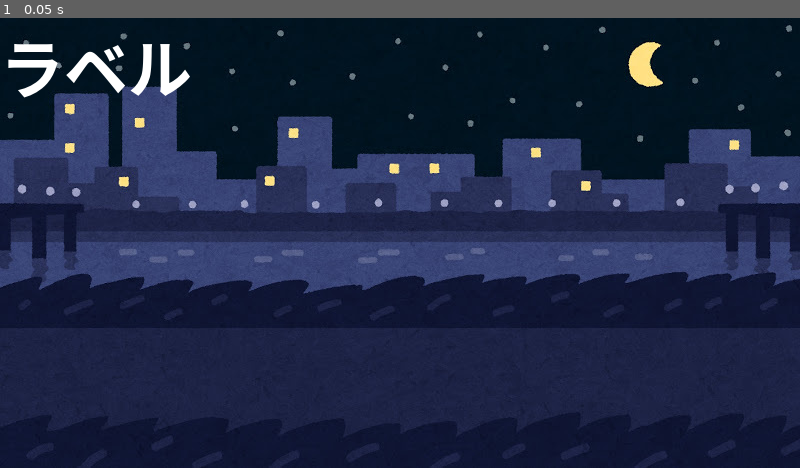
Above: before the commit, frame 1.
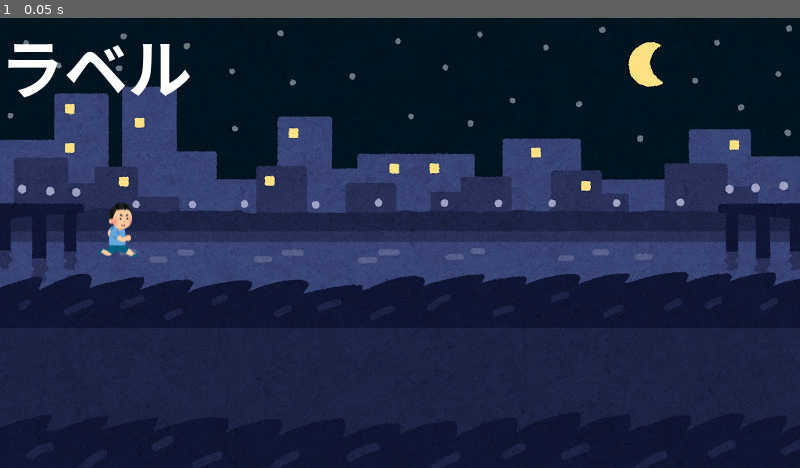
Above: after the commit, the same moment.

Repository: funahana-cpu/team9
Game: Godot game, scene res://my_world.tscn
Same seed, same stepped clock (60 frames per second), same inputs: the game is played once before the commit and once after it. Before the commit the project has no main scene; this scene is started directly in both runs.
Inputs:
- Up to frame 1 (0.05 s): no input

The runs differ from the first frame. In frame 1, 0.3% of the frame differs, in the area x 12-18%, y 40-54%.

Commit message:
Aがキャラ追加

Diff:
--- a/game9/my_world.tscn
+++ b/game9/my_world.tscn
@@ -2,6 +2,7 @@
 
 [ext_resource type="Script" uid="uid://wtcnsqp8n6dp" path="res://my_world.gd" id="1_ms5cr"]
 [ext_resource type="Texture2D" uid="uid://cu8r7k323oo07" path="res://img/MyWorld.jpg" id="2_cery3"]
+[ext_resource type="PackedScene" uid="uid://lnb6otiwxfys" path="res://taro.tscn" id="3_cery3"]
 
 [node name="MyWorld" type="Node2D" unique_id=1137961271]
 script = ExtResource("1_ms5cr")
@@ -17,3 +18,6 @@
 offset_bottom = 23.0
 theme_override_font_sizes/font_size = 64
 text = "ラベル"
+
+[node name="TARO" parent="." unique_id=1239789849 instance=ExtResource("3_cery3")]
+position = Vector2(117, 212)
--- a/game9/project.godot
+++ b/game9/project.godot
@@ -11,6 +11,7 @@
 [application]
 
 config/name="godot_template-v2"
+run/main_scene="uid://ddd2vj78n50cw"
 config/features=PackedStringArray("4.7", "Forward Plus")
 
 [display]
--- /dev/null
+++ b/game9/taro.gd
@@ -0,0 +1,11 @@
+extends Actor
+
+
+# Called when the node enters the scene tree for the first time.
+func _ready() -> void:
+	pass # Replace with function body.
+
+
+# Called every frame. 'delta' is the elapsed time since the previous frame.
+func _process(delta: float) -> void:
+	pass
--- /dev/null
+++ b/game9/taro.tscn
@@ -0,0 +1,18 @@
+[gd_scene format=3 uid="uid://lnb6otiwxfys"]
+
+[ext_resource type="PackedScene" uid="uid://bpyevpyu03sxt" path="res://actor.tscn" id="1_a0jkj"]
+[ext_resource type="Script" uid="uid://4i3mbt1ci3a7" path="res://taro.gd" id="2_13paa"]
+[ext_resource type="Texture2D" uid="uid://8h5l1d6kxh4j" path="res://img/TARO.png" id="3_h3h2u"]
+
+[sub_resource type="CapsuleShape2D" id="CapsuleShape2D_gr3cp"]
+radius = 16.0
+height = 54.0
+
+[node name="TARO" unique_id=1239789849 instance=ExtResource("1_a0jkj")]
+script = ExtResource("2_13paa")
+
+[node name="Sprite2D" parent="." index="0" unique_id=712688549]
+texture = ExtResource("3_h3h2u")
+
+[node name="CollisionShape2D" parent="." index="1" unique_id=881902376]
+shape = SubResource("CapsuleShape2D_gr3cp")
Not shown, added: game9/taro.gd.uid
